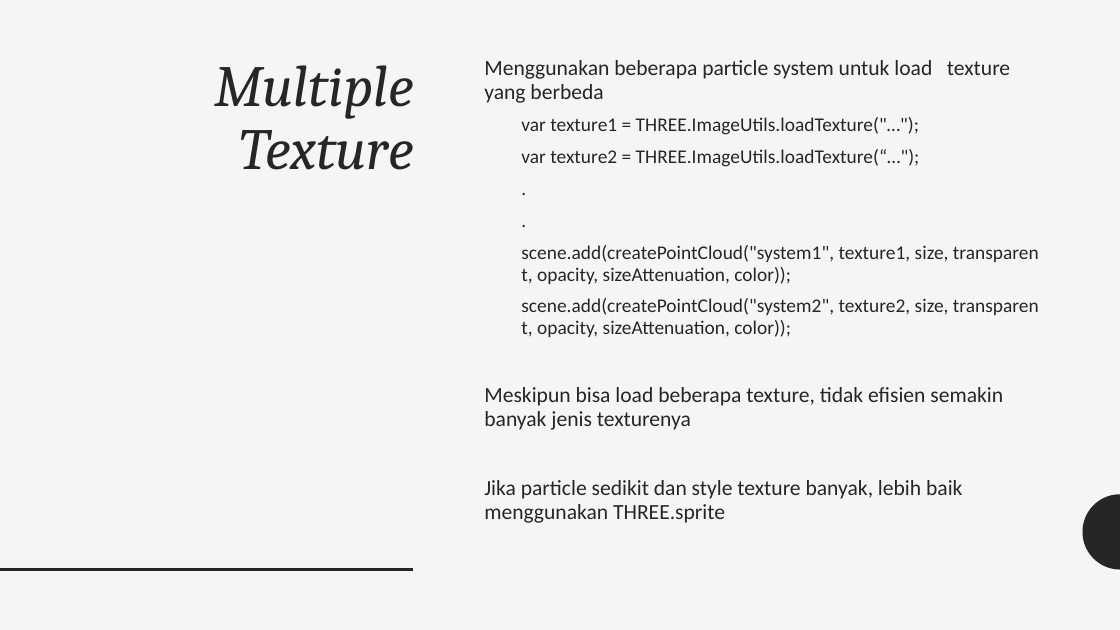
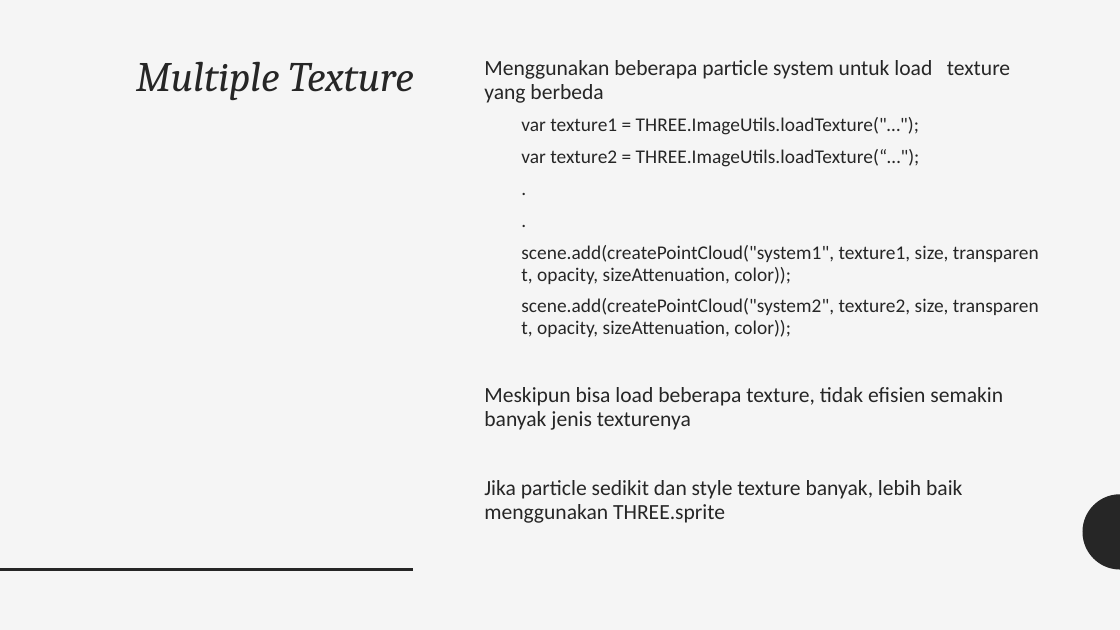
Before and after one commit to grafkom-d-if-its-2019/threejs-presentation-yolo, a slide deck: slide 10 of presentation/Particles, Sprites, and the Point Cloud.pptx (slide 6 before the commit). Drawn at 1120x630 pixels with LibreOffice and Linux fonts; fonts in the diff are those of the drawing. Boxes give left, top, right and bottom in pixels: in the first picture for what was removed or moved away, otherwise in the second. Text is boxed around its words. In the diff, an @@ line names an element or a change of style, - is before the commit and + after.

```diff
--- a/presentation/Particles, Sprites, and the Point Cloud.pptx
+++ b/presentation/Particles, Sprites, and the Point Cloud.pptx
@@ title "Multiple Texture" at [136, 61, 414, 100]: size 50 to 36 pt @@
```
Also in this commit, not shown: 2 other slides changed, 5 slides added, 1 slide removed.
